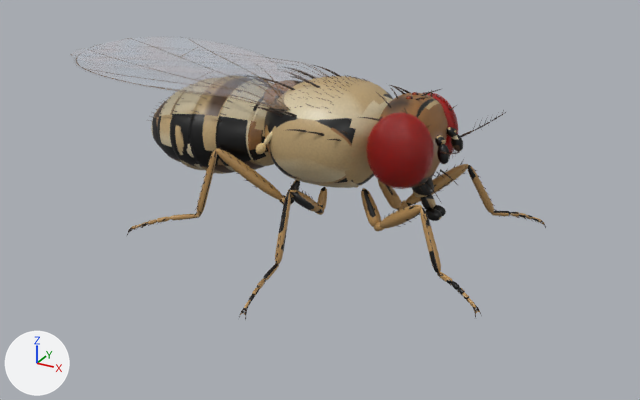
The Blender file body/초파리.blend as it was, and as the next commit left it.
Rendered twice from a camera (50 mm lens) standing at (3.16, -5.46, 2.92) and looking at (0.2, -0.08, 0.23). Lighting does not change. The marker at lower left points along +X, +Y and +Z. The older version comes first.

The first picture shows '초파리'.
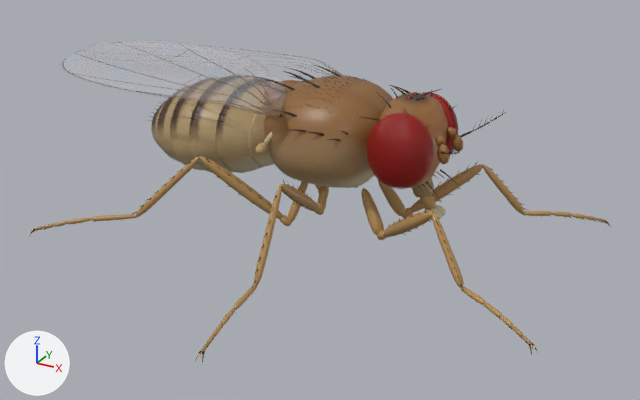
Commit message: 초파리 다리 NMF v2 길이·뒷다리 부착점·날개 경첩 조정 — flygym 걷기 데이터 몸 관통 0

What differs and where, as boxes (x1, y1, x2, y2) in the pictures (640 x 400 px; the box of a moved part takes in the faces that stretch with it):
'초파리', reshaped, surface changed (22% wider, 13% taller)
    before: (71, 36, 546, 319)
    after: (29, 42, 610, 362)
part 1 of me_초파리, moved or reshaped
    before: (71, 46, 328, 78)
    after: (84, 42, 343, 76)
part 2 of me_초파리, moved or reshaped
    before: (378, 178, 401, 209)
    after: (378, 178, 405, 216)
part 3 of me_초파리, moved or reshaped
    before: (397, 200, 409, 210)
    after: (402, 207, 413, 218)
part 4 of me_초파리, moved or reshaped
    before: (406, 164, 468, 206)
    after: (410, 164, 483, 212)
part 5 of me_초파리, moved or reshaped
    before: (467, 165, 494, 213)
    after: (483, 165, 524, 214)
part 6 of me_초파리, moved or reshaped
    before: (76, 36, 481, 319)
    after: (29, 42, 538, 362)
part 7 of me_초파리, moved or reshaped
    before: (491, 209, 546, 228)
    after: (521, 208, 610, 226)
part 8 of me_초파리, surface changed
    before: (128, 75, 545, 315)
    after: (31, 75, 609, 357)

The edits, one by one:
me_초파리 is used by ob_초파리; location (0.0, 0.0, 0.0).
me_초파리 had 48875 vertices, 48308 faces and spanned x -2.11..1.72, y -1.49..1.49, z -0.01..1.19.
me_초파리 now has 48875 vertices, 48308 faces and spans x -2.11..2.15, y -2.02..2.02, z -0.01..1.19.
me_초파리 part 1: the loose piece of 380 vertices spanning x -2.11..0.13, y -0.54..0.57, z 1.01..1.17 is moved by (0.0, 0.15, 0.0).
me_초파리 part 2: the loose piece of 128 vertices spanning x 0.57..0.75, y 0.11..0.23, z 0.16..0.42 is scaled about its middle by (1.19, 1.09, 1.21), then moved by (0.02, 0.01, -0.03).
me_초파리 part 3: the loose piece of 74 vertices spanning x 0.71..0.8, y 0.16..0.24, z 0.14..0.23 is moved by (0.03, 0.01, -0.05).
me_초파리 part 4: the loose piece of 170 vertices spanning x 0.76..1.17, y 0.2..0.45, z 0.19..0.52 is scaled about its middle by (1.17, 1.16, 1.16), then moved by (0.07, 0.03, -0.03).
me_초파리 part 5: the loose piece of 146 vertices spanning x 1.16..1.36, y 0.43..0.56, z 0.12..0.52 is multiplied about its middle by the matrix ((1.131, -0.011, -0.205), (-0.011, 1.144, -0.119), (0.205, 0.119, 1.125)), then moved by (0.15, 0.08, 0.0).
me_초파리 part 6: 7094 of 48875 vertices moved; they spanned x -2.11..1.72, y -1.49..1.49, z -0.01..1.16 and now span x -2.11..2.15, y -2.02..2.02, z -0.01..1.16; mean shift (-0.08, -0.03, -0.01); largest move (-0.99, 0.88, 0.02) -> (-1.62, 1.24, 0.02).
me_초파리 part 7: 714 of 48875 vertices moved; they spanned x 1.33..1.72, y 0.53..0.78, z -0.01..0.16 and now span x 1.52..2.15, y 0.64..1.02, z -0.01..0.16; mean shift (0.36, 0.2, 0.0); largest move (1.68, 0.74, 0.02) -> (2.12, 0.98, 0.02).
me_초파리 part 8: texture (UV) coordinates of 12260 of 48308 faces, centred in x -1.37..1.7, y -1.48..1.48, z 0.03..1.15, changed; they spanned u 0.0..1.0, v 0.0..1.0 and now span u 0.0..1.0, v 0.0..1.0.
Other edits to the shape of me_초파리 do not show in these pictures.
